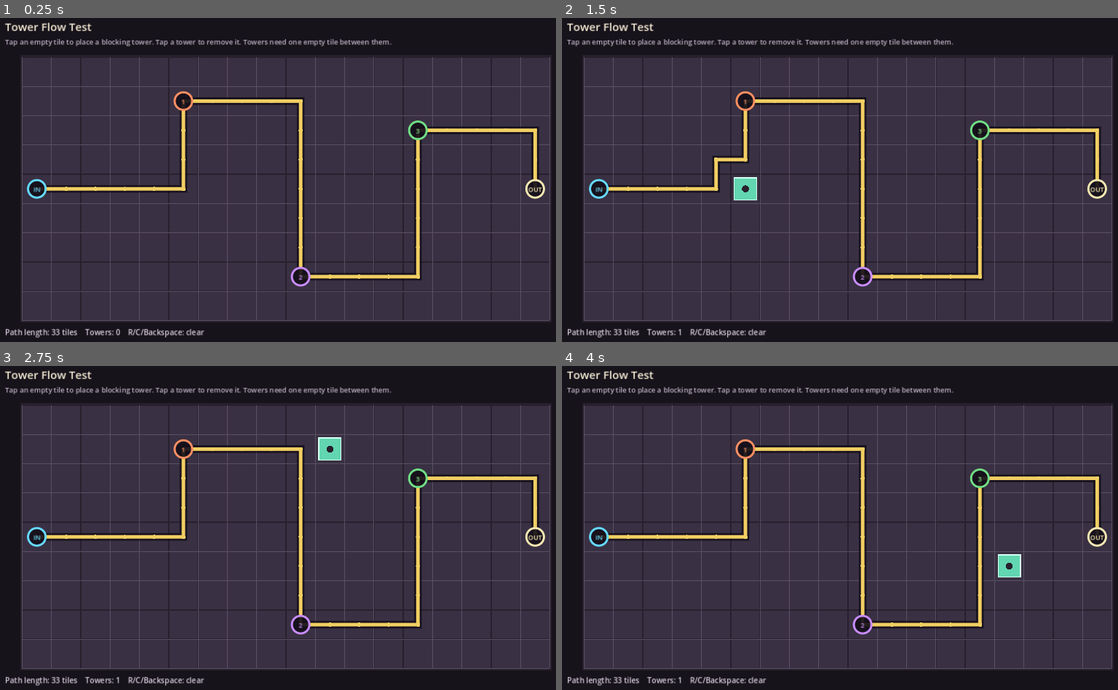
Above: before the commit, frames 1-4 (two rows, left to right).
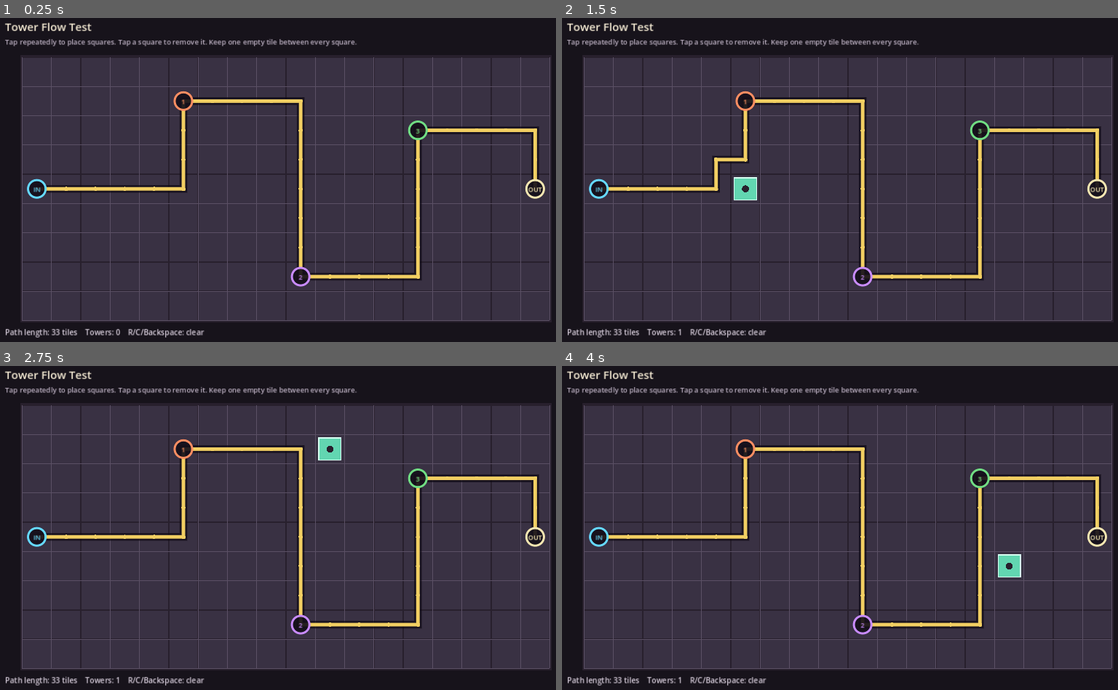
Above: after the commit, the same moments.

Repository: tstover91/Towerdefense
Game: Godot game, scene res://main.tscn
The game is run twice, just before and just after one commit, with the same random seed, the same clock (stepped at 60 frames per second) and the same inputs.
Inputs (mouse positions are in pixels of both pictures, inside the frame that each line leads up to):
- Up to frame 1 (0.25 s): no input
- Up to frame 2 (1.5 s): tap Enter at 0.5 s; move the mouse to (973, 163) at 0.52 s; tap R at 0.6 s; click (973, 163) at 0.67 s; tap Space at 1.25 s; move the mouse to (728, 196) at 1.27 s; tap C at 1.35 s; click (728, 196) at 1.42 s
- Up to frame 3 (2.75 s): tap Enter at 2 s; move the mouse to (344, 456) at 2.02 s; tap Backspace at 2.1 s; click (344, 456) at 2.17 s
- Up to frame 4 (4 s): tap Space at 2.75 s; move the mouse to (817, 592) at 2.77 s; tap R at 2.85 s; click (817, 592) at 2.92 s; tap Enter at 3.5 s; move the mouse to (1023, 576) at 3.52 s; tap C at 3.6 s; click (1023, 576) at 3.67 s

The runs differ from the first frame. In frame 1, 0.7% of the frame differs, in the area x 3-71%, y 6-9%; in frame 2, 0.7%; in frame 3, 0.7%; in frame 4, 0.7%.

Commit message:
Fix repeated touch placement in flow test

Diff:
--- a/web_flow_test/project.godot
+++ b/web_flow_test/project.godot
@@ -22,4 +22,4 @@
 
 [input_devices]
 
-pointing/emulate_mouse_from_touch=true
+pointing/emulate_mouse_from_touch=false
--- a/web_flow_test/tower_flow_grid_test.gd
+++ b/web_flow_test/tower_flow_grid_test.gd
@@ -47,7 +47,6 @@
 var board_origin := Vector2.ZERO
 var cell_size := 48.0
 var title_font: Font
-var last_touch_press_msec := -1000
 
 
 func _ready() -> void:
@@ -62,11 +61,9 @@
 	if event is InputEventMouseMotion:
 		_update_hover(_screen_to_cell(event.position))
 	elif event is InputEventMouseButton and event.button_index == MOUSE_BUTTON_LEFT:
-		# Android may synthesize a mouse click from the touch handled below.
-		if event.pressed and Time.get_ticks_msec() - last_touch_press_msec > 200:
+		if event.pressed:
 			_handle_cell_press(_screen_to_cell(event.position))
 	elif event is InputEventScreenTouch and event.pressed:
-		last_touch_press_msec = Time.get_ticks_msec()
 		var touched_cell := _screen_to_cell(event.position)
 		_update_hover(touched_cell)
 		_handle_cell_press(touched_cell)
@@ -90,7 +87,7 @@
 
 func _draw_header() -> void:
 	var heading := "Tower Flow Test"
-	var instructions := "Tap an empty tile to place a blocking tower. Tap a tower to remove it. Towers need one empty tile between them."
+	var instructions := "Tap repeatedly to place squares. Tap a square to remove it. Keep one empty tile between every square."
 	draw_string(title_font, Vector2(GRID_MARGIN, 30.0), heading, HORIZONTAL_ALIGNMENT_LEFT, -1, 22, Color("f4ead3"))
 	draw_string(title_font, Vector2(GRID_MARGIN, 57.0), instructions, HORIZONTAL_ALIGNMENT_LEFT, -1, 14, Color("bdb1c3"))
 
Not shown, changed: docs/path-flow/index.html
Not shown, changed: docs/path-flow/index.pck
